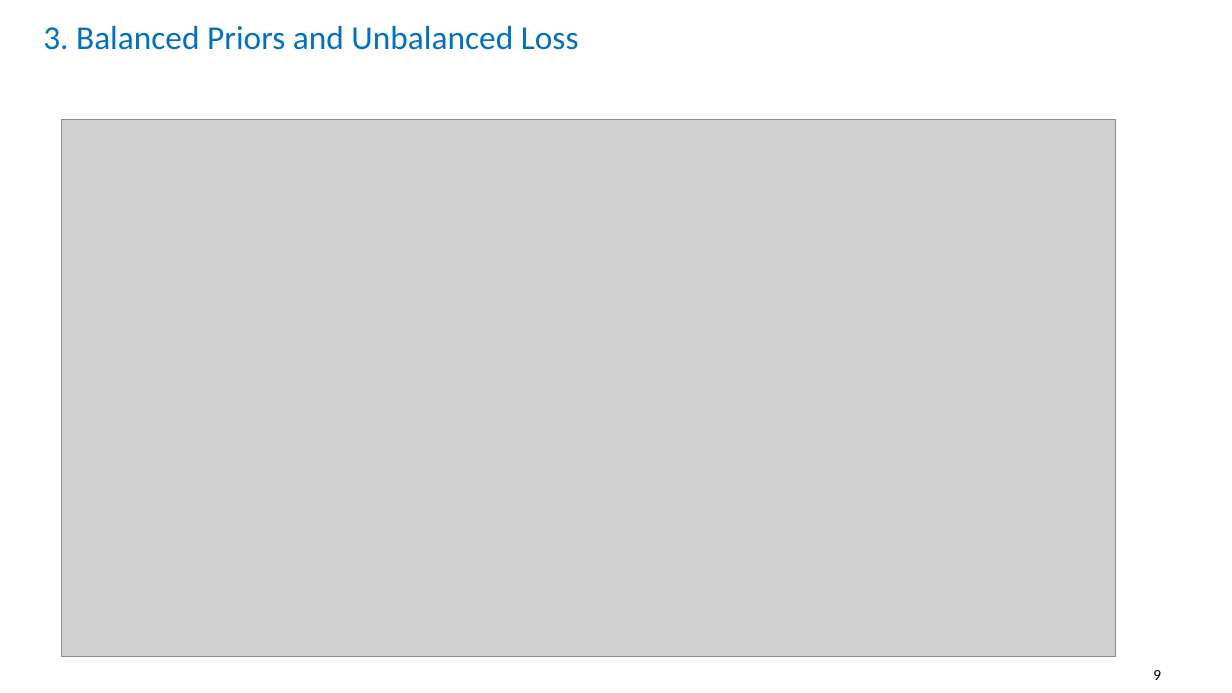
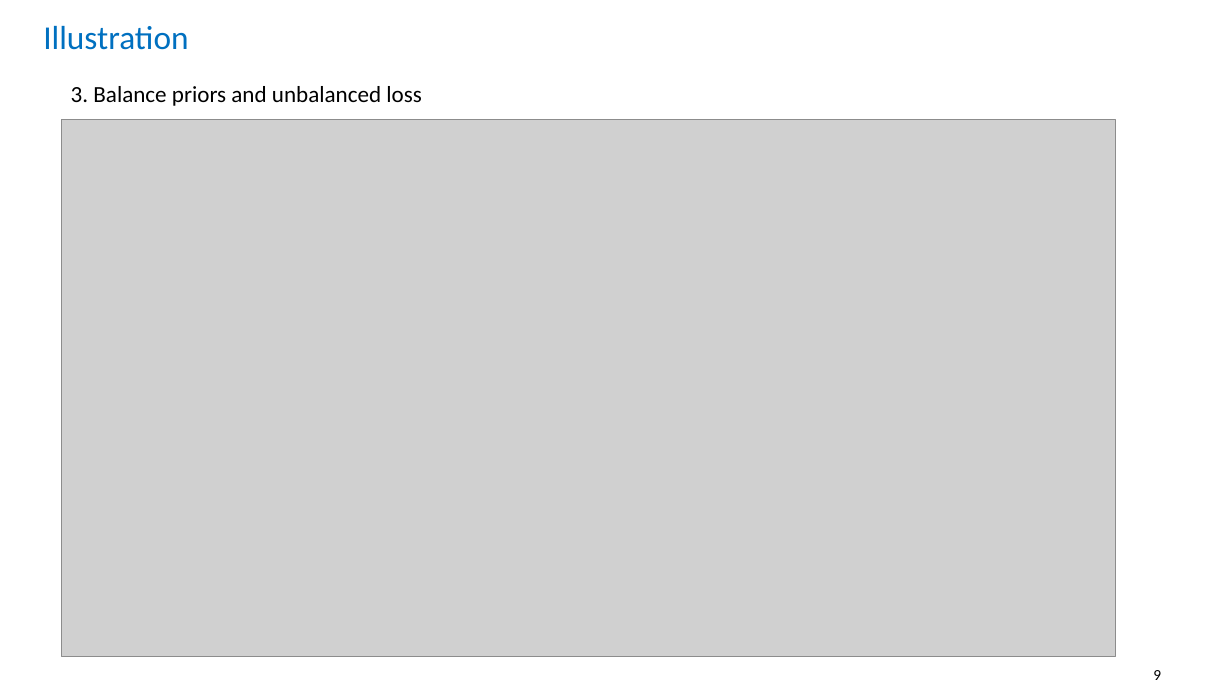
Before and after one commit to nabilfatih/Bayesian-Decision-Theory, a slide deck: slide 9 of talk.pptx. Drawn at 1232x693 pixels with LibreOffice and Linux fonts; fonts in the diff are those of the drawing; grey boxes stand for pictures. Boxes give left, top, right and bottom in pixels: in the first picture for what was removed or moved away, otherwise in the second. Text is boxed around its words. In the diff, an @@ line names an element or a change of style, - is before the commit and + after.

```diff
--- a/talk.pptx
+++ b/talk.pptx
@@ title at (x1=43, y1=26, x2=188, y2=50): text changed @@
-3. Balanced Priors and Unbalanced Loss
+Illustration
@@ text added at (x1=71, y1=86, x2=422, y2=106), 18 pt, text #000000 @@
+3. Balance priors and unbalanced loss
```
Also in this commit, not shown: 5 other slides changed, 2 slides removed.
